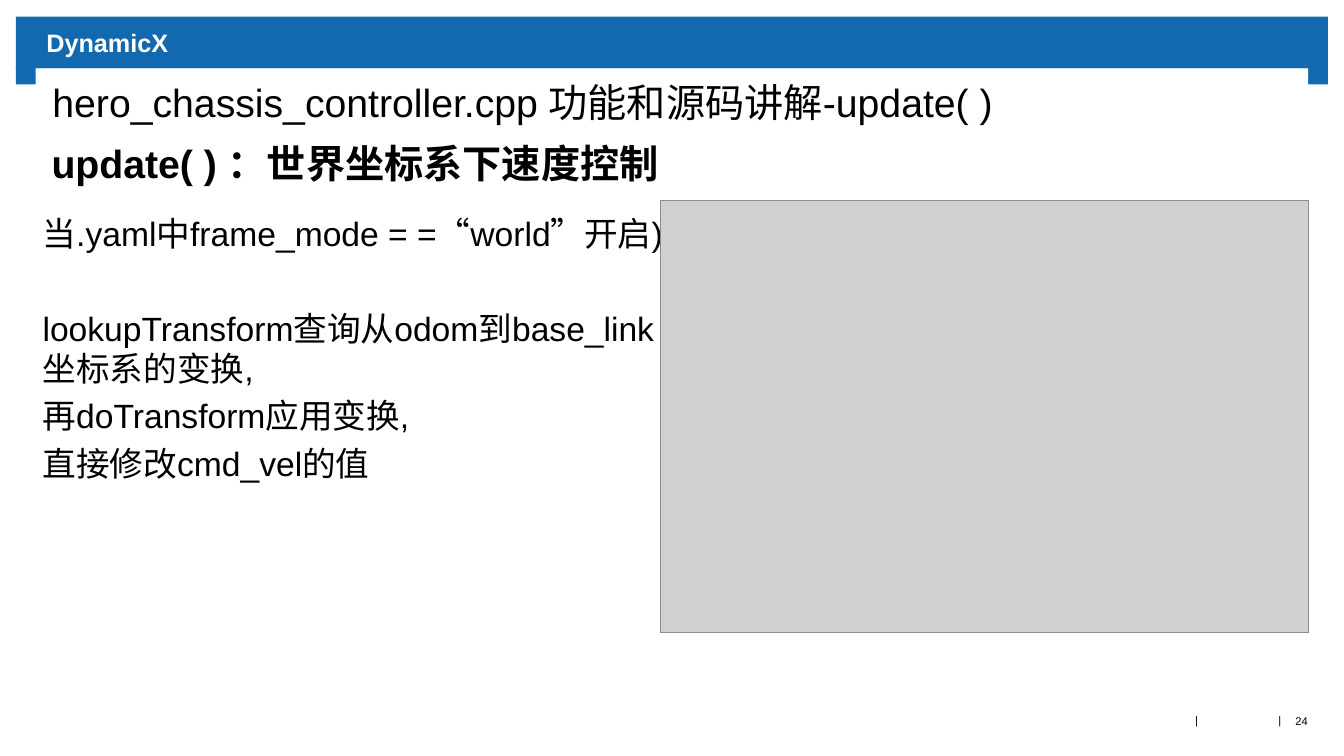
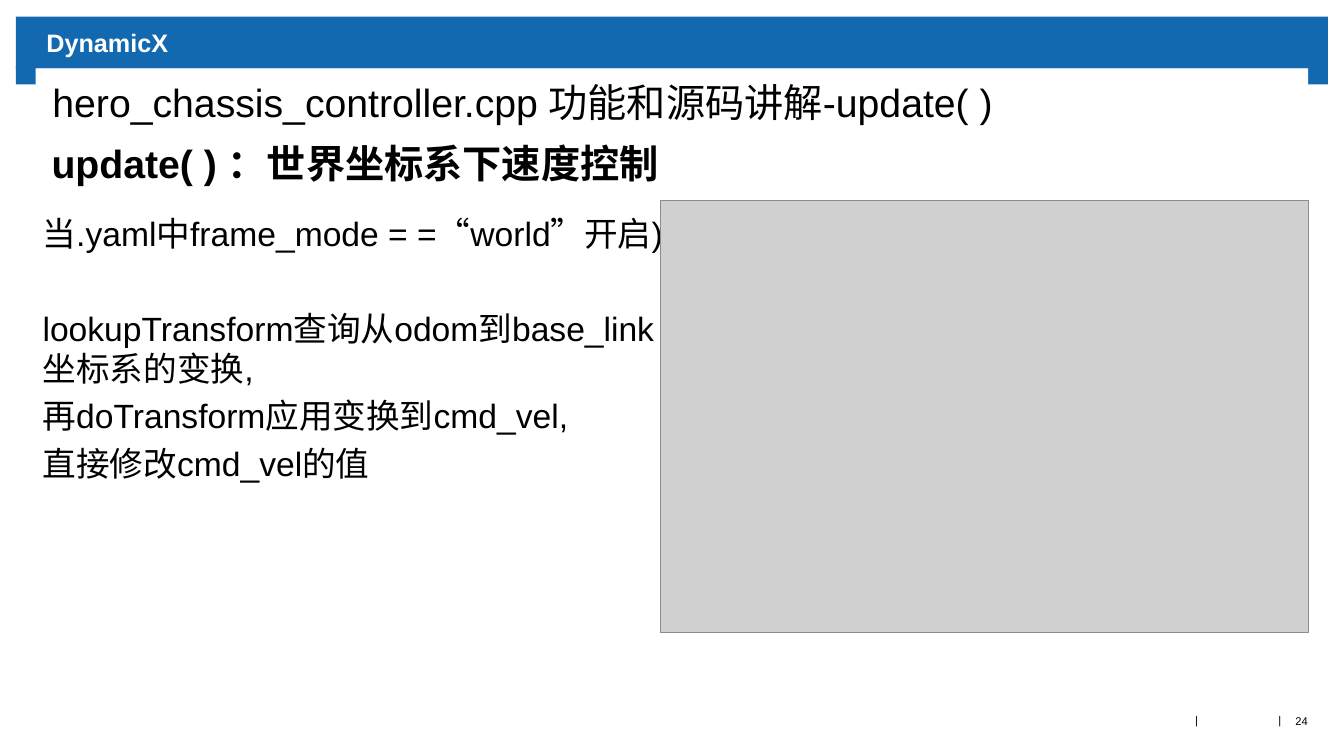
Before and after one commit to Seedofking/hero_chassis_controller, a slide deck: slide 24 of doc/report.pptx. Drawn at 1344x756 pixels with LibreOffice and Linux fonts; fonts in the diff are those of the drawing; grey boxes stand for pictures; background and template pictures are left out. Boxes give left, top, right and bottom in pixels: in the first picture for what was removed or moved away, otherwise in the second. Text is boxed around its words. In the diff, an @@ line names an element or a change of style, - is before the commit and + after.

```diff
--- a/doc/report.pptx
+++ b/doc/report.pptx
@@ text at bbox=[43, 399, 568, 435]: text changed @@
-再doTransform应用变换,
+再doTransform应用变换到cmd_vel,
```
Also in this commit, not shown: 4 other slides changed, 2 slides added, 2 slides removed.
